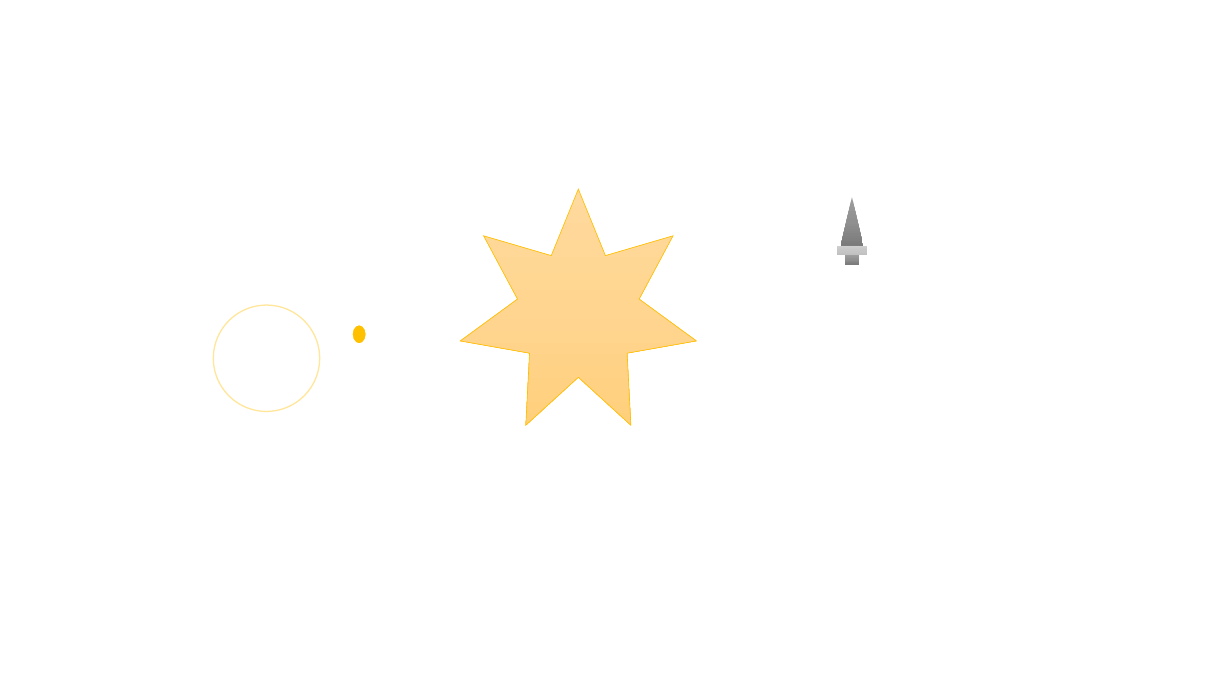
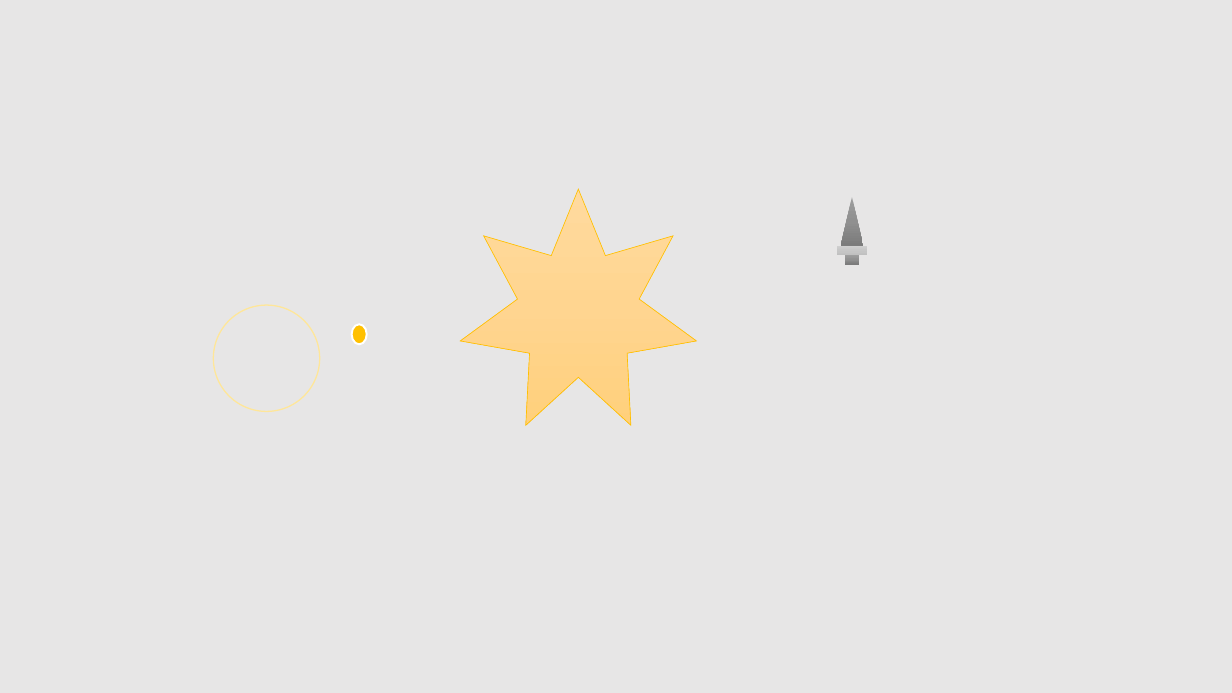
Before and after one commit to JinseobPark/Infinite-War, a slide deck: slide 1 of FinalProject/Image/image.pptx. Drawn at 1232x693 pixels with LibreOffice and Linux fonts; fonts in the diff are those of the drawing. Boxes give left, top, right and bottom in pixels: in the first picture for what was removed or moved away, otherwise in the second. Text is boxed around its words. In the diff, an @@ line names an element or a change of style, - is before the commit and + after.

```diff
--- a/FinalProject/Image/image.pptx
+++ b/FinalProject/Image/image.pptx
@@ background #FFFFFF to #E7E6E6 @@
@@ ellipse at bbox=[213, 305, 320, 411]: fill #FFFFFF to none @@
```
Also in this commit, not shown: 16 other files.
